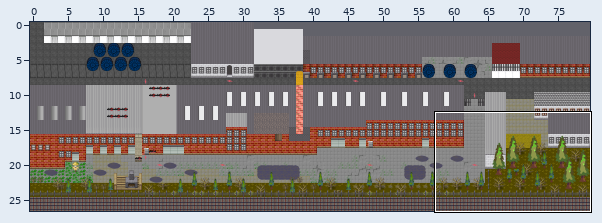
A Tiled map (JSON) gets an edit: zl-map/maps/main.json. The first picture is a wide view before the edit; the outline marks the close-up.
Close-up. The starting point:
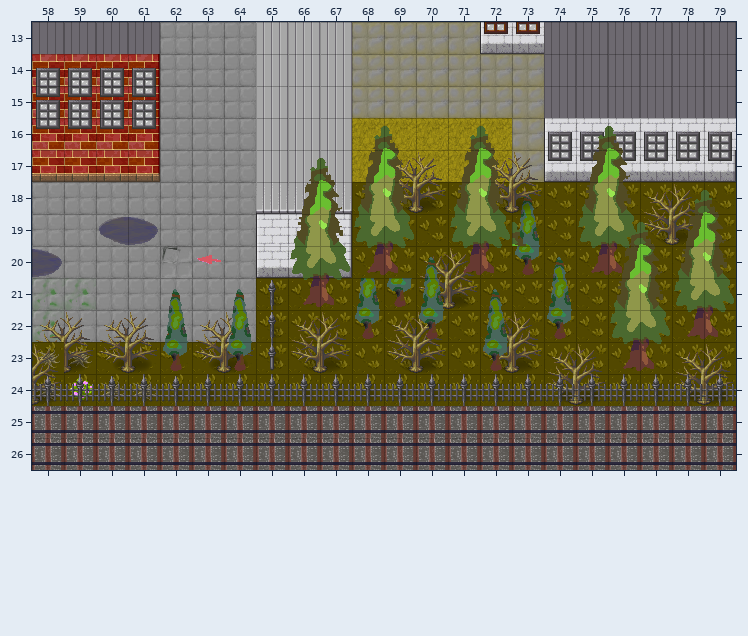
Cells are 32x32 px. Shown: x 58..79, y 13..26. The commit also changed other parts of the map, which this record leaves out.
And afterwards:
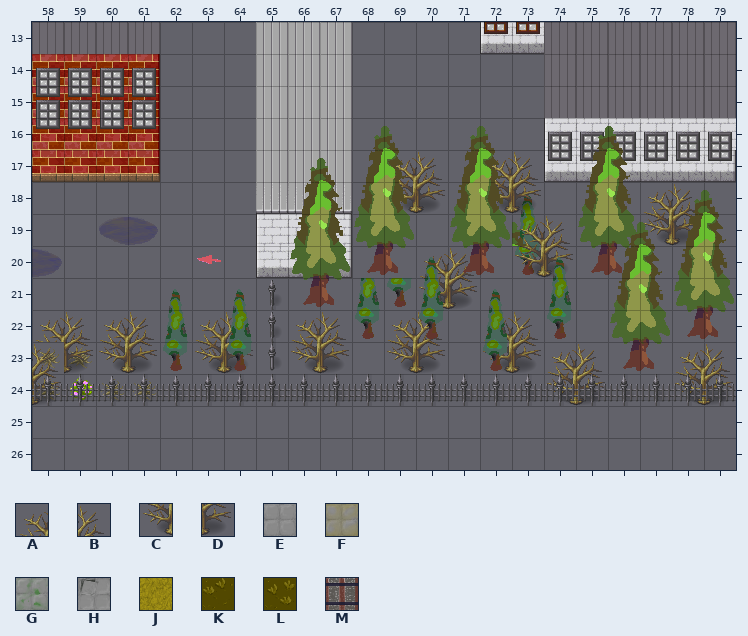
Key: from "fantasy": A 14, B 15, C 22, D 23; from "floortileset": E 0, F 1, G 8, H 13 turned 180, J 25, K 50, L 51; from "z-Labor-floor3434": M 2.
_ is an empty cell.
The exact change:
Layer "start":
The edit erases the tile that lay hidden in rows 13 to 16 at x 63.
Layer "ground" (now hidden):
The edit erases tile E in rows 13 to 17 at x 62 to 64; in rows 18 to 19 at x 58 to 64; in row 20 at x 58 to 61 and 63 to 64; in row 21 at x 60 to 64; in row 22 at x 59 to 64.
The edit erases tile F in row 13 at x 68 to 71; in rows 14 to 15 at x 68 to 73; in rows 16 to 17 at x 73.
The edit erases tile G in row 21 at x 58 to 59; in row 22 at x 58.
The edit erases tile H in row 20 at x 62.
The edit erases tile J in rows 16 to 17 at x 68 to 72.
The edit erases tile K in row 23 at x 58 to 64; in row 24 at x 58 to 79.
The edit erases tile L in rows 18 to 20 at x 68 to 79; in rows 21 to 23 at x 65 to 79.
The edit erases tile M in rows 25 to 26 at x 58 to 79.
Layer "overfloor":
Tile A now appears in row 19 at x 73.
Tile B now appears in row 19 at x 74.
Tile C now appears in row 20 at x 73.
Tile D now appears in row 20 at x 74.
